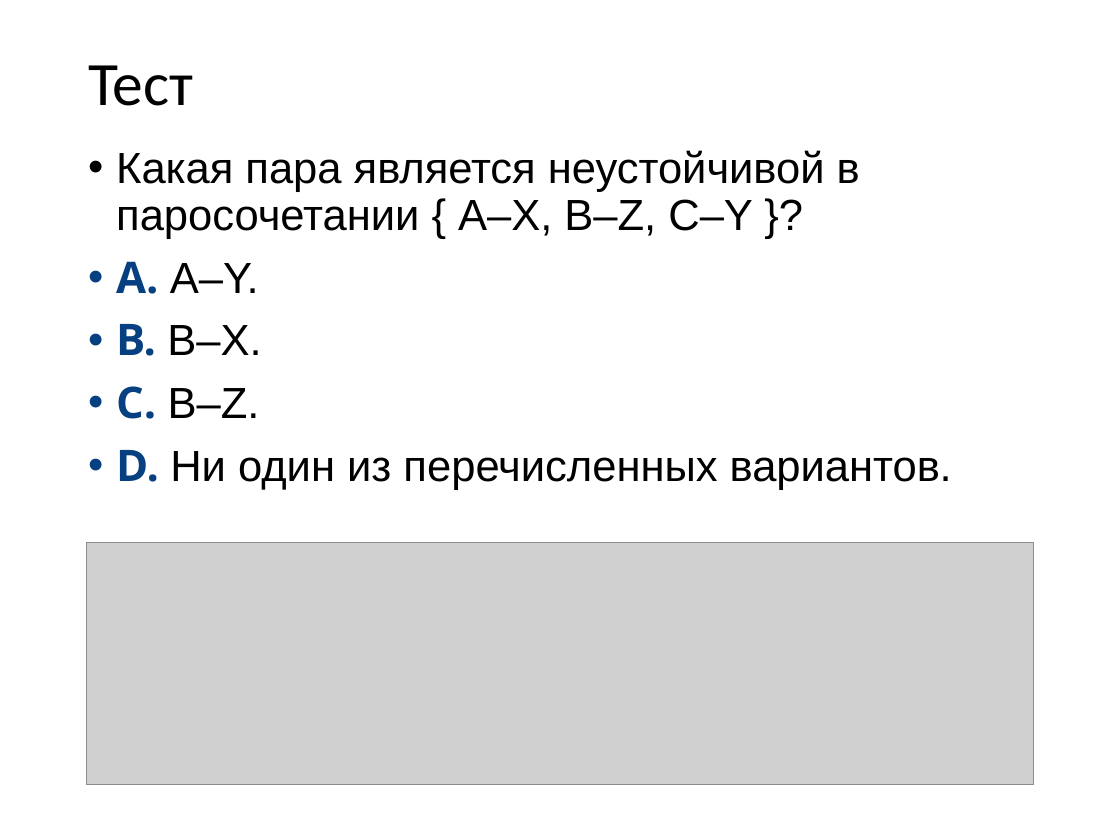
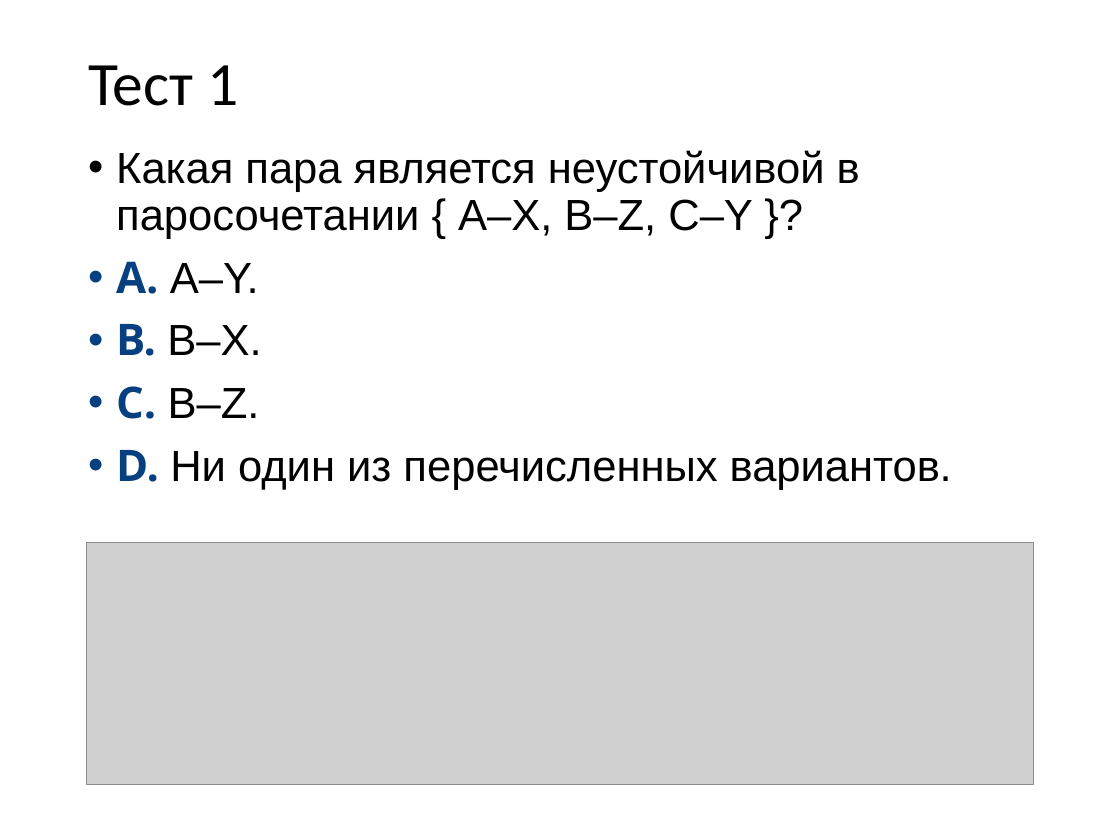
Before and after one commit to sudakov/algo-lab, a slide deck: slide 9 of practice.pptx. Drawn at 1120x840 pixels with LibreOffice and Linux fonts; fonts in the diff are those of the drawing; grey boxes stand for pictures. Boxes give left, top, right and bottom in pixels: in the first picture for what was removed or moved away, otherwise in the second. Text is boxed around its words. In the diff, an @@ line names an element or a change of style, - is before the commit and + after.

```diff
--- a/practice.pptx
+++ b/practice.pptx
@@ title at (88, 65, 238, 106): text changed @@
-Тест
+Тест 1
```
Also in this commit, not shown: 5 slides added, 2 other files.
